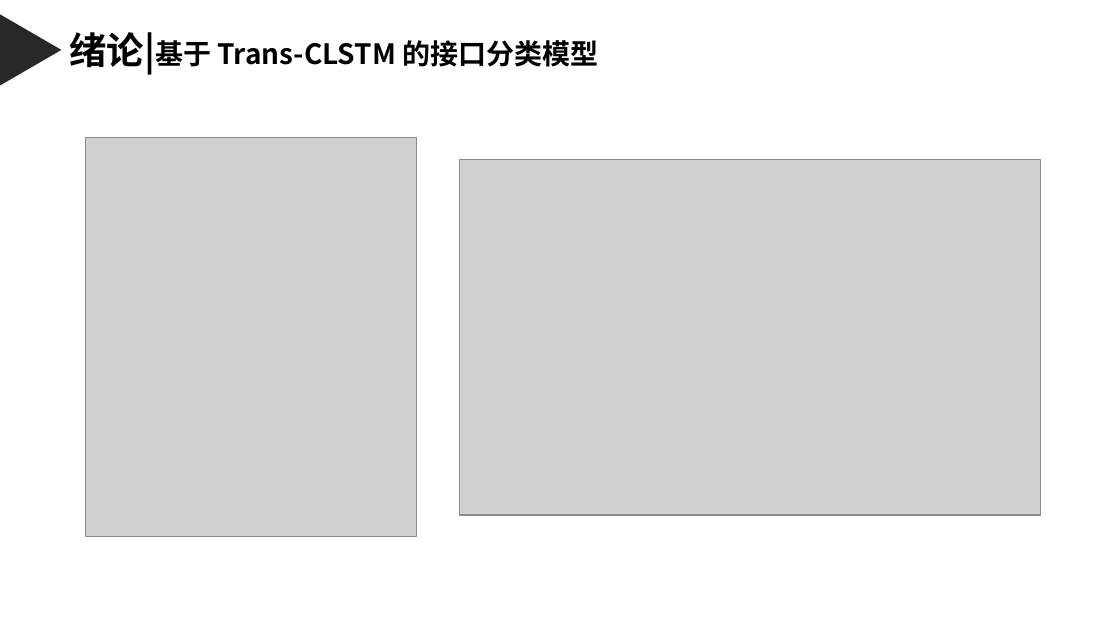
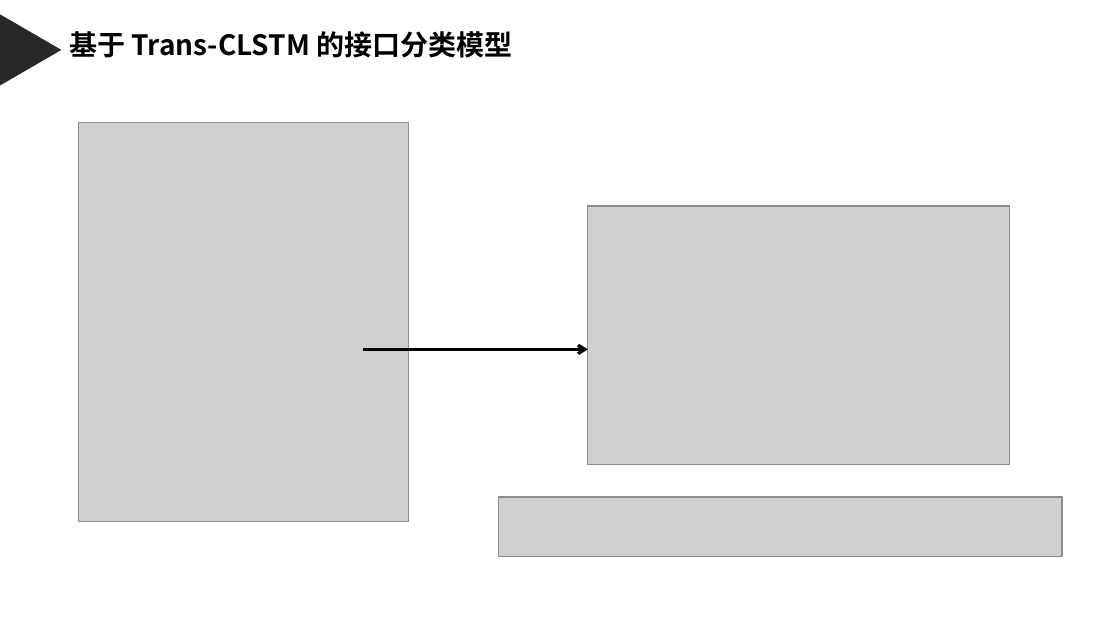
Before and after one commit to weixiao2333/zjuthesis-mphil, a slide deck: slide 11 of 硕士毕业论文答辩PPT.pptx (slide 13 before the commit). Drawn at 1120x630 pixels with LibreOffice and Linux fonts; fonts in the diff are those of the drawing; grey boxes stand for pictures. Boxes give left, top, right and bottom in pixels: in the first picture for what was removed or moved away, otherwise in the second. Text is boxed around its words. In the diff, an @@ line names an element or a change of style, - is before the commit and + after.

```diff
--- a/硕士毕业论文答辩PPT.pptx
+++ b/硕士毕业论文答辩PPT.pptx
@@ text at box(69, 31, 513, 58): text changed @@
-绪论|基于 Trans-CLSTM 的接口分类模型
+基于 Trans-CLSTM 的接口分类模型
@@ picture: place and size @@
-picture at box(86, 138, 417, 536)
+picture at box(78, 122, 409, 521)
@@ picture: place and size @@
-picture at box(459, 159, 1040, 515)
+picture at box(588, 206, 1010, 465)
@@ arrow added from (363, 349) to (588, 349), #000000 2 pt @@
@@ picture added at box(498, 497, 1062, 557) @@
```
Also in this commit, not shown: 28 other slides changed, 3 slides added, 13 slides removed.
